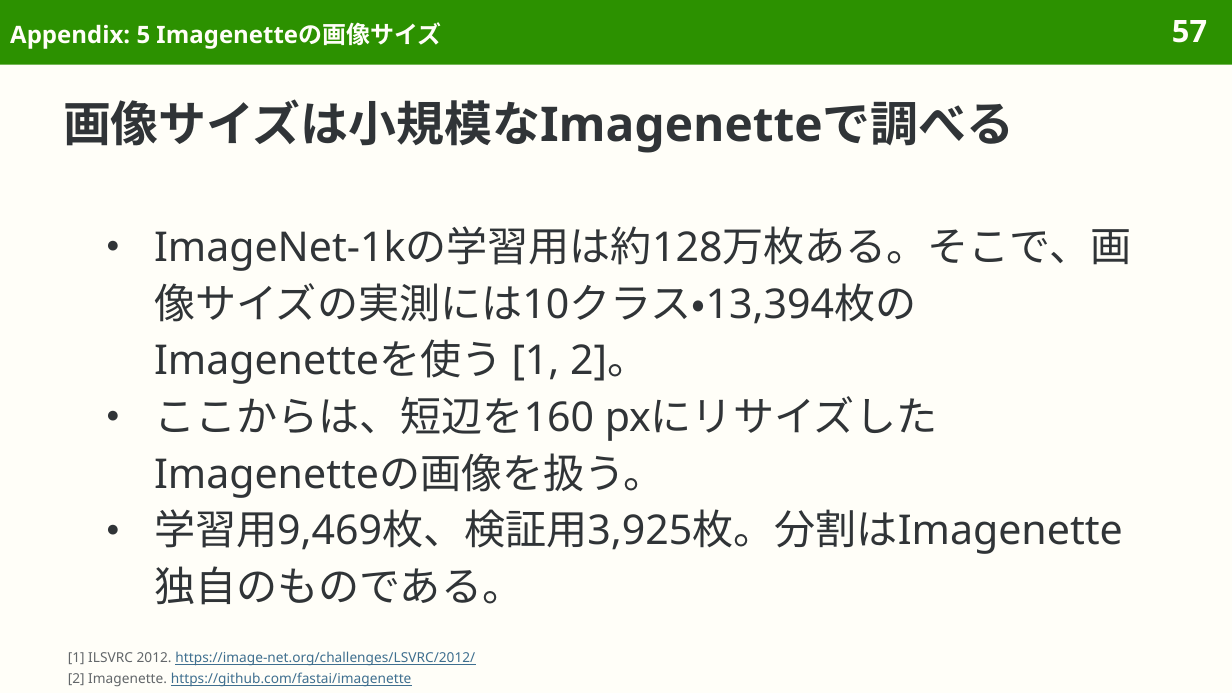
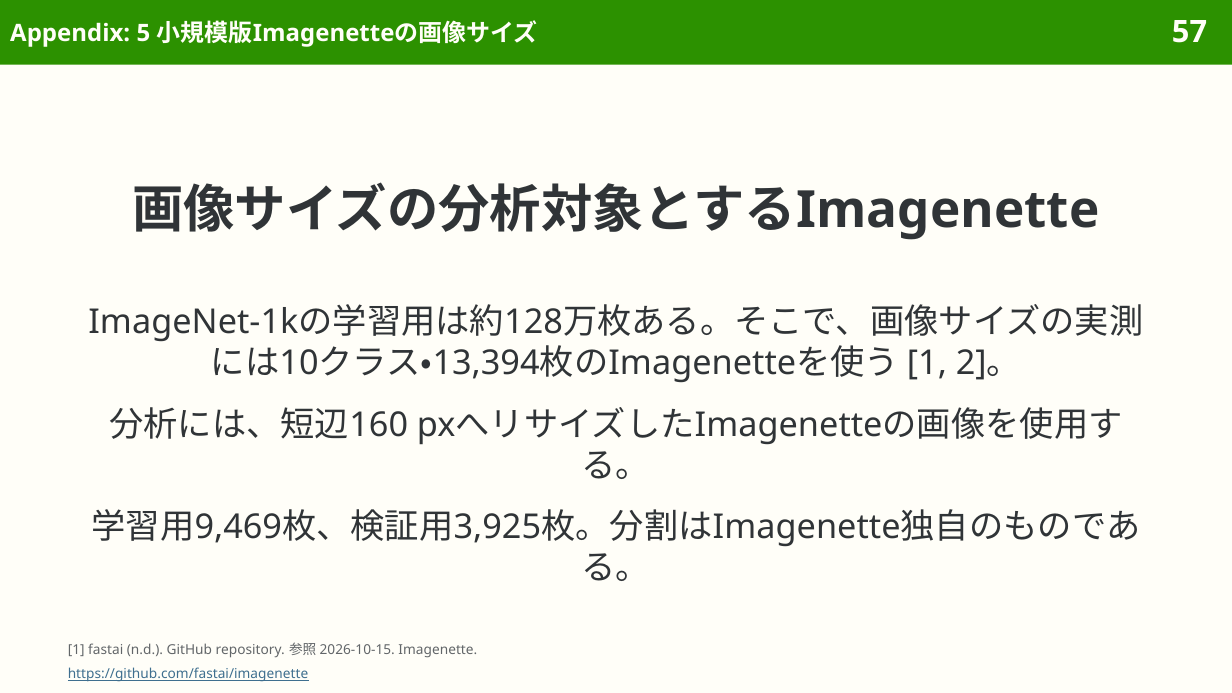
Before and after one commit to sasakiy84/datasets-in-10-minutes, a slide deck: slide 57 of slides/datasets-in-10-minutes-imagenet.pptx. Drawn at 1232x693 pixels with LibreOffice and Linux fonts; fonts in the diff are those of the drawing. Boxes give left, top, right and bottom in pixels: in the first picture for what was removed or moved away, otherwise in the second. Text is boxed around its words. In the diff, an @@ line names an element or a change of style, - is before the commit and + after.

Commit message:
Add FineWeb slides and refine dataset slide content and layout

```diff
--- a/slides/datasets-in-10-minutes-imagenet.pptx
+++ b/slides/datasets-in-10-minutes-imagenet.pptx
@@ title at bbox=[10, 20, 538, 47]: text changed @@
-Appendix: 5 Imagenetteの画像サイズ
+Appendix: 5 小規模版Imagenetteの画像サイズ
@@ title at bbox=[132, 182, 1099, 240]: text changed; size 28 to 30 pt @@
-画像サイズは小規模なImagenetteで調べる
+画像サイズの分析対象とするImagenette
@@ text "ImageNet-1kの学習用は約128万枚ある。そこで、画像サイズの実測には10クラス・13,394枚のImagene ...": place and size @@
-text "ImageNet-1kの学習用は約128万枚ある。そこで、画像サイズの実測には10クラス・13,394枚のImagene ..." at bbox=[154, 226, 1132, 605]
+text "ImageNet-1kの学習用は約128万枚ある。そこで、画像サイズの実測には10クラス・13,394枚のImagene ..." at bbox=[88, 304, 1143, 547]
@@ text at bbox=[88, 304, 1143, 547]: size 24 to 20 pt in "ImageNet-1kの学習用は約128万枚ある。そこで、画像サイズの実測には10クラス・13,394枚のImagene ...", "学習用9,469枚、検証用3,925枚。分割はImagenette独自のものである。"; alignment left to centre; bullet ● to none; line spacing 1.15 to 1; more space between paragraphs @@
@@ text at bbox=[109, 407, 650, 479]: text changed; size 24 to 20 pt @@
-● ここからは、短辺を160 pxにリサイズしたImagenetteの画像を扱う。
+分析には、短辺160 pxへリサイズしたImagenetteの画像を使用する。
@@ text at bbox=[68, 642, 477, 658]: text changed; text colour #3F6F8F to #626669 @@
-[1] ILSVRC 2012. https://image-net.org/challenges/LSVRC/2012/
-[2] Imagenette. https://github.com/fastai/imagenette
+[1] fastai (n.d.). GitHub repository. 参照 2026-10-15. Imagenette.
@@ text added at bbox=[68, 667, 308, 682], 8 pt, text #3F6F8F, underline @@
+https://github.com/fastai/imagenette
```
Also in this commit, not shown: 73 other slides changed, 14 other files.
